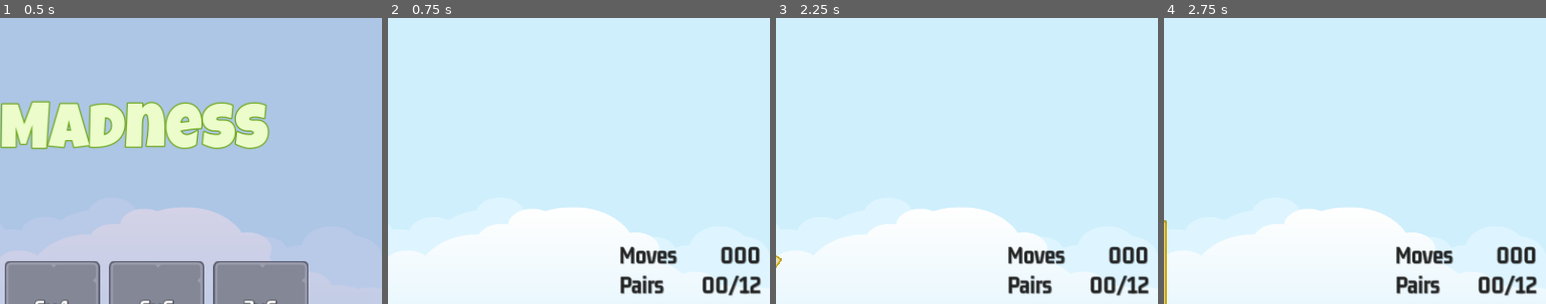
Above: before the commit, frames 1-4 (left to right).
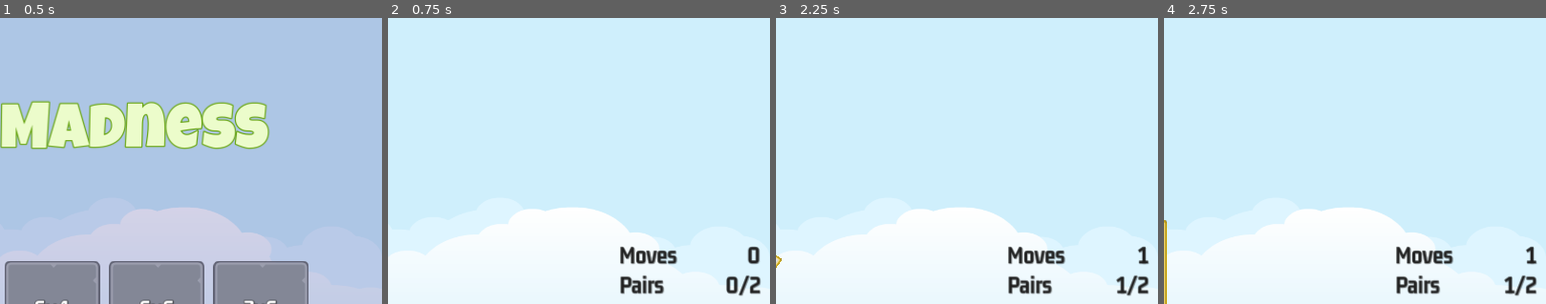
Above: after the commit, the same moments.

Repository: niamh-d/godot-memory-madness
Game: Godot game, scene res://scenes/master/master.tscn
The game is run twice, just before and just after one commit, with the same random seed, the same clock (stepped at 60 frames per second) and the same inputs.
Inputs (mouse positions are % of the whole screen's width and height, from its top left):
- Up to frame 1 (0.5 s): no input
- Up to frame 2 (0.75 s): click "2x2" at 0.5 s
- Up to frame 3 (2.25 s): click (36, 44) at 1.25 s; click (44, 44) at 2.02 s
- Up to frame 4 (2.75 s): no input
The pictures show only the part of the screen within x 50-100%, y 1-51%; the shares and areas given below are measured in that part.

Frame 1 is identical in both runs. In frame 2, 1.0% of the frame differs, in the area x 82-98%, y 80-98%; in frame 3, 1.1%; in frame 4, 1.1%.

Commit message:
updated labels logic

Diff:
--- a/scenes/game/game.gd
+++ b/scenes/game/game.gd
@@ -2,11 +2,18 @@
 
 @onready var tc: GridContainer = $HB/MC/TC
 @onready var scorer: Scorer = $Scorer
+@onready var label_moves: Label = $HB/MC2/VB/HB/LabelMoves
+@onready var label_pairs: Label = $HB/MC2/VB/HB2/LabelPairs
+
 
 const MEMORY_TILE = preload("res://scenes/memory_tile/memory_tile.tscn")
 
 func _ready() -> void:
 	SignalManager.on_lvl_selected.connect(on_lvl_selected)
+
+func _process(delta: float) -> void:
+	label_moves.text = scorer.get_moves_made_str()
+	label_pairs.text = scorer.get_num_pairs_made_str()
 
 func add_memory_tile(img: ItemImage, frame: Texture2D) -> void:
 		var mt: MemoryTile = MEMORY_TILE.instantiate()
--- a/scenes/scorer/scorer.gd
+++ b/scenes/scorer/scorer.gd
@@ -13,6 +13,12 @@
 func _ready() -> void:
 	SignalManager.on_tile_selected.connect(on_tile_selected)
 	SignalManager.on_game_exit_pressed.connect(on_game_exit_pressed)
+
+func get_moves_made_str() -> String:
+	return str(_moves_made)
+
+func get_num_pairs_made_str() -> String:
+	return "%d/%d" % [_pairs_made, _target_pairs]
 
 func clear_new_game(target_pairs) -> void:
 	_selections.clear()
